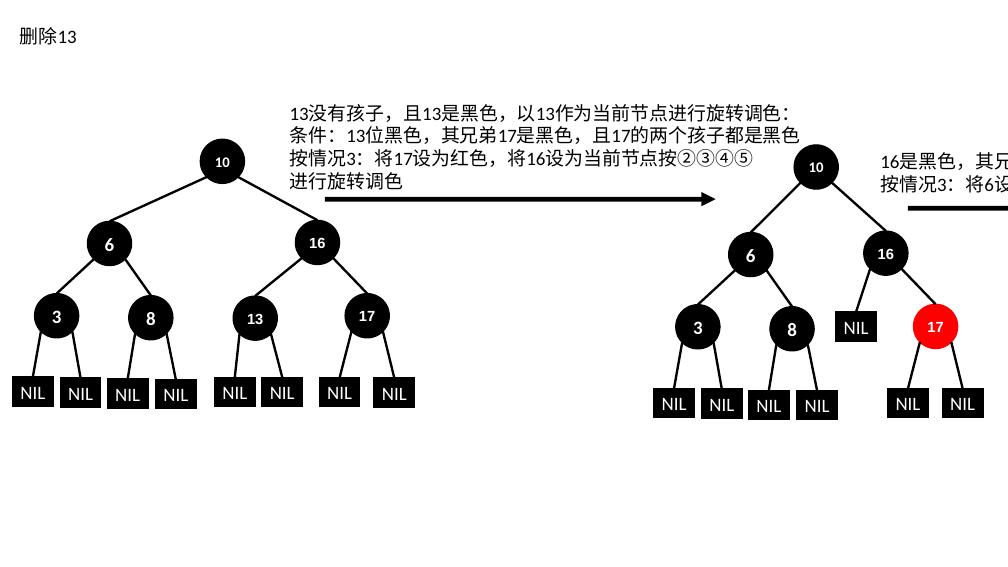
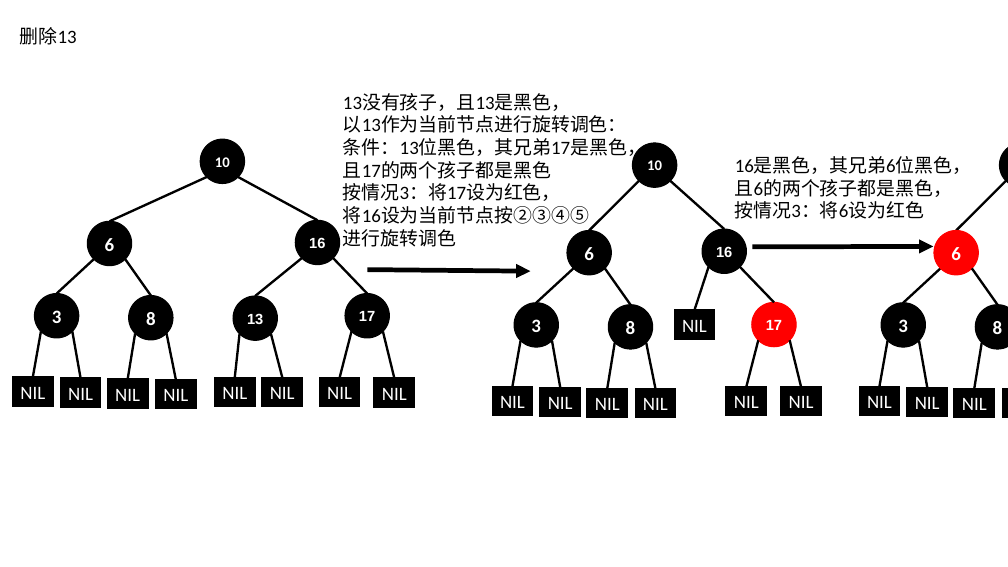
Before and after one commit to BinMarshall/studing, a slide deck: slide 31 of 源码分析/红黑树插入演示.pptx (slide 32 before the commit). Drawn at 1008x567 pixels with LibreOffice and Linux fonts; fonts in the diff are those of the drawing. Boxes give left, top, right and bottom in pixels: in the first picture for what was removed or moved away, otherwise in the second. Text is boxed around its words. In the diff, an @@ line names an element or a change of style, - is before the commit and + after.

```diff
--- a/源码分析/红黑树插入演示.pptx
+++ b/源码分析/红黑树插入演示.pptx
@@ text "13没有孩子，且13是黑色，": place and size @@
-text "13没有孩子，且13是黑色，" at (290,104,801,190)
+text "13没有孩子，且13是黑色，" at (343,93,646,247)
@@ text at (343,93,646,224): text changed @@
-13没有孩子，且13是黑色，以13作为当前节点进行旋转调色：
-条件：13位黑色，其兄弟17是黑色，且17的两个孩子都是黑色
-按情况3：将17设为红色，将16设为当前节点按②③④⑤
+13没有孩子，且13是黑色，
+以13作为当前节点进行旋转调色：
+条件：13位黑色，其兄弟17是黑色，
+且17的两个孩子都是黑色
+按情况3：将17设为红色，
+将16设为当前节点按②③④⑤
@@ ellipse added at (1000,143,1008,188), fill #000000, outline #000000 1 pt, 14 pt, text #FFFFFF, bold @@
+10
@@ text "16是黑色，其兄弟6位黑色，": place and size @@
-text "16是黑色，其兄弟6位黑色，" at (880,153,1008,193)
+text "16是黑色，其兄弟6位黑色，" at (735,156,972,219)
@@ text at (735,156,972,197): text changed @@
-16是黑色，其兄弟6位黑色，且6的两个孩子都是黑色，
+16是黑色，其兄弟6位黑色，
+且6的两个孩子都是黑色，
@@ line added from (1006, 181) to (957, 231), #000000 2.25 pt @@
@@ ellipse added at (934,231,979,275), fill #FF0000, outline #FF0000 1 pt, 18 pt, text #FFFFFF, bold @@
+6
@@ 10 lines, 6 rectangles, 5 ellipses: place and size @@
-10 lines, 6 rectangles, 5 ellipses at (654,145,983,420)
+10 lines, 6 rectangles, 5 ellipses at (492,143,822,418)
@@ arrow moved from (908, 208) - (1008, 208) to (752, 247) - (933, 247) @@
@@ line added from (904, 302) to (941, 268), #000000 2.25 pt @@
@@ line added from (972, 268) to (997, 305), #000000 2.25 pt @@
@@ arrow moved from (325, 200) - (716, 199) to (368, 270) - (531, 271) @@
@@ ellipse added at (881,302,926,347), fill #000000, outline #000000 1 pt, 18 pt, text #FFFFFF, bold @@
+3
@@ ellipse added at (975,305,1008,349), fill #000000, outline #000000 1 pt, 18 pt, text #FFFFFF, bold @@
+8
@@ 2 lines, 1 ellipse, 1 rectangle: place and size @@
-2 lines, 1 ellipse, 1 rectangle at (676,305,963,418)
+2 lines, 1 ellipse, 1 rectangle at (514,302,802,416)
@@ line added from (888, 341) to (879, 386), #000000 2.25 pt @@
@@ line added from (920, 341) to (927, 387), #000000 2.25 pt @@
@@ line added from (975, 388) to (982, 343), #000000 2.25 pt @@
@@ rectangle added at (859,386,900,416), fill #000000, outline #000000 1 pt, 18 pt, text #FFFFFF @@
+NIL
@@ rectangle added at (907,387,948,417), fill #000000, outline #000000 1 pt, 18 pt, text #FFFFFF @@
+NIL
@@ rectangle added at (954,388,995,417), fill #000000, outline #000000 1 pt, 18 pt, text #FFFFFF @@
+NIL
@@ rectangle added at (1002,389,1008,418), fill #000000, outline #000000 1 pt, 18 pt, text #FFFFFF @@
+NIL
```
Also in this commit, not shown: 3 other slides changed, 4 slides added, 1 slide removed.
